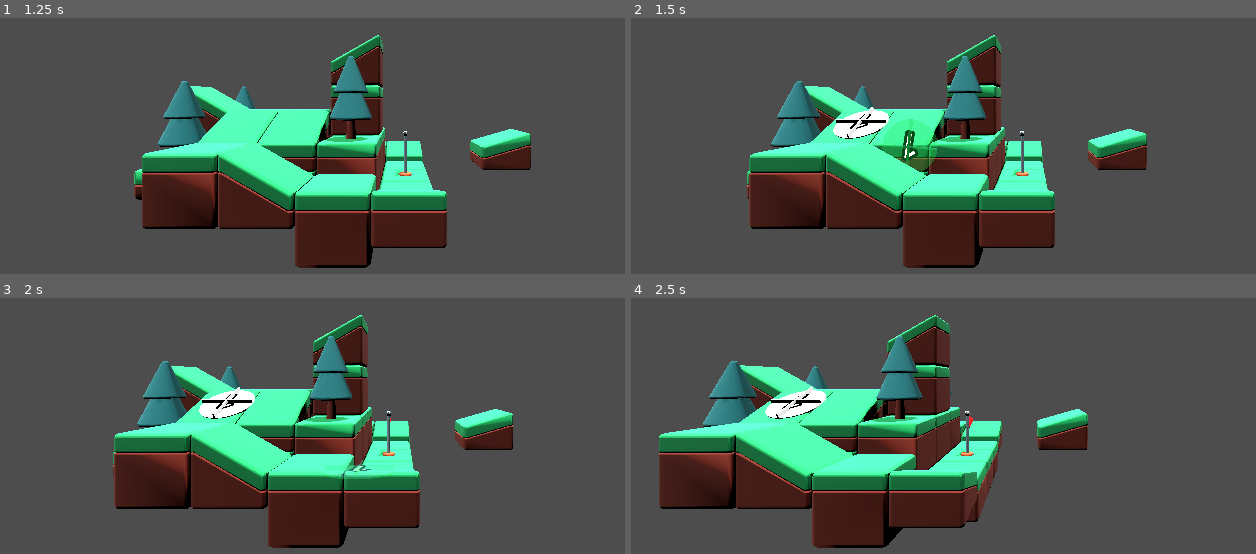
Above: before the commit, frames 1-4 (two rows, left to right).
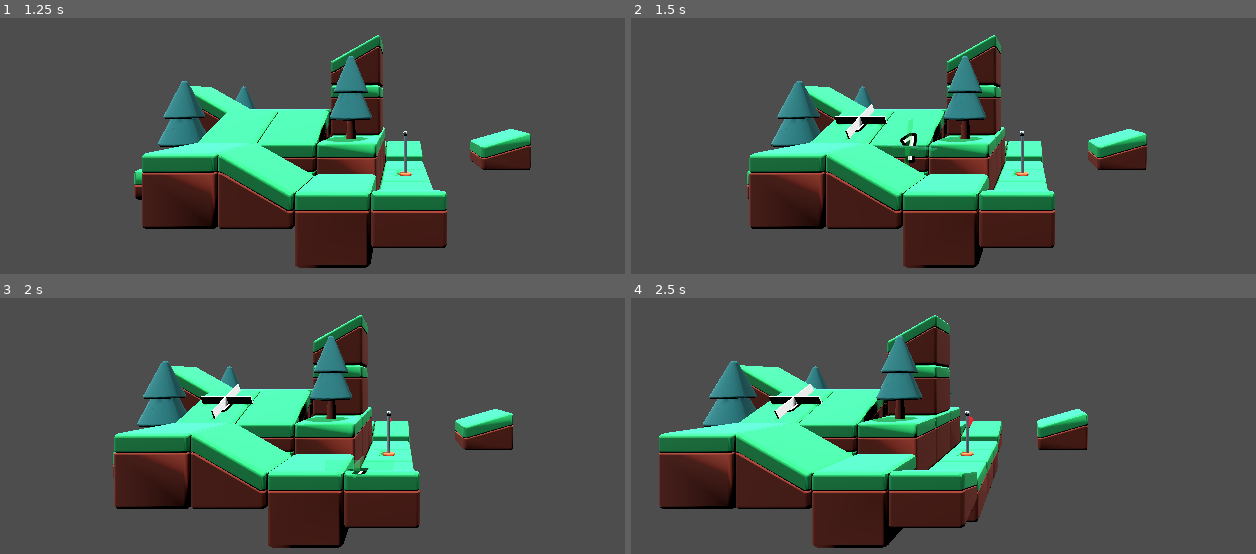
Above: after the commit, the same moments.

Repository: Jetpackjules/Marble-Path
Game: Godot game, scene res://test_level.tscn
The game is run twice, just before and just after one commit, with the same random seed, the same clock (stepped at 60 frames per second) and the same inputs.
Inputs (mouse positions are in pixels of both pictures, inside the frame that each line leads up to):
- Up to frame 1 (1.25 s): tap Enter at 0.5 s; move the mouse to (575, 79) at 0.52 s; hold Right (ui_right) from 0.53 s (still down); hold Middle mouse button (mouse_middle_click) from 0.53 s (still down); click (575, 79) at 0.67 s
- Up to frame 2 (1.5 s): release Right (ui_right) at 1.25 s; release Middle mouse button (mouse_middle_click) at 1.25 s; drag from (868, 122) to (993, 192) at 1.27 s
- Up to frame 3 (2 s): no input
- Up to frame 4 (2.5 s): move the mouse to (outside the picture) at 2.02 s; press the mouse at (outside the picture) at 2.03 s; hold Right (ui_right) from 2.03 s (still down); tap Middle mouse button (mouse_middle_click) at 2.3 s

Frame 1 is identical in both runs. In frame 2, 1.7% of the frame differs, in the area x 32-50%, y 33-61%; in frame 3, 0.9%; in frame 4, 0.5%.

Commit message:
Fixed spinner (removed platform)

Diff:
--- a/Items/Barrier.tscn
+++ b/Items/Barrier.tscn
@@ -1,16 +1,24 @@
-[gd_scene load_steps=3 format=3 uid="uid://dlityqfgy7vra"]
+[gd_scene load_steps=4 format=3 uid="uid://dlityqfgy7vra"]
 
 [ext_resource type="ArrayMesh" uid="uid://cehn88wn81o43" path="res://Assets/barrierSmall.obj" id="1_h5fm4"]
 
 [sub_resource type="ConcavePolygonShape3D" id="ConcavePolygonShape3D_d44pg"]
 data = PackedVector3Array(0.8561, 0.5991, -0.0712, 0.8262, 0.5986, -0.041, 0.8559, 0, -0.0711, 0.8559, 0, -0.0711, 0.82 …(47684 unchanged characters)…
 
-[node name="BarrierSmall" type="MeshInstance3D" groups=["item"]]
+[sub_resource type="BoxShape3D" id="BoxShape3D_plidr"]
+size = Vector3(1.85, 1, 0.17)
+
+[node name="BarrierSmall" type="Node3D" groups=["item"]]
+
+[node name="BarrierSmall" type="MeshInstance3D" parent="." groups=["item"]]
 mesh = ExtResource("1_h5fm4")
 
-[node name="StaticBody3D" type="StaticBody3D" parent="."]
-visible = false
+[node name="StaticBody3D" type="StaticBody3D" parent="BarrierSmall"]
 
-[node name="CollisionShape3D" type="CollisionShape3D" parent="StaticBody3D"]
-visible = false
+[node name="CollisionShape3D" type="CollisionShape3D" parent="BarrierSmall/StaticBody3D"]
 shape = SubResource("ConcavePolygonShape3D_d44pg")
+disabled = true
+
+[node name="CollisionShape3D2" type="CollisionShape3D" parent="BarrierSmall/StaticBody3D"]
+transform = Transform3D(1, 0, 0, 0, 1, 0, 0, 0, 1, 0, 0.5, 0)
+shape = SubResource("BoxShape3D_plidr")
--- a/Items/Rotator_Platform.gd
+++ b/Items/Rotator_Platform.gd
@@ -2,7 +2,7 @@
 
 @onready var anim_player: AnimationPlayer = $AnimationPlayer
 @onready var anim_body: AnimatableBody3D = $Rotator_Platform_Moving
-@onready var label: Label3D = $Rotator_Platform_Moving/Power_Label
+@onready var label: Label3D = $Power_Label
 @onready var mesh: MeshInstance3D = $Rotator_Platform_Moving/Rotation_Platform
 
 @export var Rotation_Speed: int = 1
--- a/Items/Rotator_Platform.tscn
+++ b/Items/Rotator_Platform.tscn
@@ -32,19 +32,20 @@
 height = 0.05
 radius = 0.9
 
-[sub_resource type="BoxShape3D" id="BoxShape3D_lxekb"]
-size = Vector3(1.5, 0.1, 1.5)
-
 [sub_resource type="CylinderMesh" id="CylinderMesh_lbvtw"]
 top_radius = 0.9
 bottom_radius = 0.9
 height = 0.05
 
+[sub_resource type="CylinderShape3D" id="CylinderShape3D_kwugj"]
+height = 0.15
+radius = 0.9
+
 [sub_resource type="BoxShape3D" id="BoxShape3D_dh63n"]
-size = Vector3(1.8, 0.15, 0.05)
+size = Vector3(1.8, 0.3, 0.05)
 
 [sub_resource type="BoxMesh" id="BoxMesh_4y73y"]
-size = Vector3(1.8, 0.15, 0.05)
+size = Vector3(1.8, 0.3, 0.05)
 
 [node name="Rotator_Platform" type="Node3D" groups=["item"]]
 script = ExtResource("1_lfiob")
@@ -58,19 +59,28 @@
 "": SubResource("AnimationLibrary_ba252")
 }
 
+[node name="Power_Label" type="Label3D" parent="."]
+transform = Transform3D(1, 0, 0, 0, -4.37114e-08, 1, 0, -1, -4.37114e-08, 0, 0.02, 0)
+text = "99"
+font_size = 224
+outline_size = 77
+
 [node name="Rotator_Platform_Moving" type="AnimatableBody3D" parent="."]
 transform = Transform3D(-0.000203653, 0, 1, 0, 1, 0, -1, 0, -0.000203653, 0, 0, 0)
 physics_material_override = SubResource("PhysicsMaterial_ic1yk")
 sync_to_physics = false
 
-[node name="Power_Label" type="Label3D" parent="Rotator_Platform_Moving"]
-transform = Transform3D(0.0626501, -0.998036, -4.36255e-08, 0, -4.37114e-08, 1, -0.998036, -0.0626501, -2.73852e-09, 0, 0.0784594, 0)
-text = "99"
-font_size = 224
-outline_size = 77
+[node name="CollisionShape3D" type="CollisionShape3D" parent="Rotator_Platform_Moving"]
+visible = false
+shape = SubResource("CylinderShape3D_diel2")
+disabled = true
 
-[node name="CollisionShape3D" type="CollisionShape3D" parent="Rotator_Platform_Moving"]
-shape = SubResource("CylinderShape3D_diel2")
+[node name="Rotation_Platform" type="MeshInstance3D" parent="Rotator_Platform_Moving/CollisionShape3D"]
+transform = Transform3D(1, 0, 0, 0, 1, 0, 0, 0, 1, -0.0045166, 0, 0.00231934)
+visible = false
+mesh = SubResource("CylinderMesh_lbvtw")
+skeleton = NodePath("../..")
+surface_material_override/0 = ExtResource("2_qwea2")
 
 [node name="Ball_Detection" type="Area3D" parent="Rotator_Platform_Moving"]
 transform = Transform3D(1, 0, 0, 0, 1, 0, 0, 0, 1, 0, -0.0303736, 0)
@@ -78,31 +88,24 @@
 collision_mask = 2
 
 [node name="CollisionShape3D" type="CollisionShape3D" parent="Rotator_Platform_Moving/Ball_Detection"]
-transform = Transform3D(1, 0, 0, 0, 1, 0, 0, 0, 1, 0, 0.074873, 0)
-shape = SubResource("BoxShape3D_lxekb")
-
-[node name="Rotation_Platform" type="MeshInstance3D" parent="Rotator_Platform_Moving"]
-transform = Transform3D(1, 0, 0, 0, 1, 0, 0, 0, 1, -0.0045166, 0, 0.00231934)
-mesh = SubResource("CylinderMesh_lbvtw")
-surface_material_override/0 = ExtResource("2_qwea2")
+transform = Transform3D(1, 0, 0, 0, 1, 0, 0, 0, 1, 0, 0.11, 0)
+shape = SubResource("CylinderShape3D_kwugj")
 
 [node name="CollisionShape3D3" type="CollisionShape3D" parent="Rotator_Platform_Moving"]
-transform = Transform3D(1, 0, 0, 0, 1, 0, 0, 0, 1, 0, 0.100087, 0)
+transform = Transform3D(1, 0, 0, 0, 1, 0, 0, 0, 1, 0, 0.15, 0)
 shape = SubResource("BoxShape3D_dh63n")
 
-[node name="MeshInstance3D" type="MeshInstance3D" parent="Rotator_Platform_Moving"]
-transform = Transform3D(1, 0, 0, 0, 1, 0, 0, 0, 1, 0, 0.1, 0)
+[node name="MeshInstance3D" type="MeshInstance3D" parent="Rotator_Platform_Moving/CollisionShape3D3"]
+transform = Transform3D(1, 0, 0, 0, 1, 0, 0, 0, 1, 0, -8.70004e-05, 0)
 mesh = SubResource("BoxMesh_4y73y")
-skeleton = NodePath("../CollisionShape3D3")
 
 [node name="CollisionShape3D2" type="CollisionShape3D" parent="Rotator_Platform_Moving"]
-transform = Transform3D(-4.37114e-08, 0, 1, 0, 1, 0, -1, 0, -4.37114e-08, 0, 0.100087, 0)
+transform = Transform3D(-4.3714e-08, 0, 1, 0, 1, 0, -1, 0, -4.3714e-08, 0, 0.15, 0)
 shape = SubResource("BoxShape3D_dh63n")
 
-[node name="MeshInstance3D2" type="MeshInstance3D" parent="Rotator_Platform_Moving"]
-transform = Transform3D(-4.37114e-08, 0, 1, 0, 1, 0, -1, 0, -4.37114e-08, 0, 0.1, 0)
+[node name="MeshInstance3D2" type="MeshInstance3D" parent="Rotator_Platform_Moving/CollisionShape3D2"]
+transform = Transform3D(1, 0, 0, 0, 1, 0, 0, 0, 1, 0, -8.70004e-05, 0)
 mesh = SubResource("BoxMesh_4y73y")
-skeleton = NodePath("../CollisionShape3D2")
 
 [connection signal="mouse_entered" from="Rotator_Platform_Moving" to="." method="_on_rotator_platform_moving_mouse_entered"]
 [connection signal="mouse_exited" from="Rotator_Platform_Moving" to="." method="_on_rotator_platform_moving_mouse_exited"]
--- a/Pointer.gd
+++ b/Pointer.gd
@@ -81,8 +81,10 @@
 
 	if ray_array.has("position"):
 		if collider:
-			var test = ray_array["collider"].owner
-			return ray_array["collider"].owner
+			if ray_array["collider"].owner:
+				var test = ray_array["collider"].owner
+				return ray_array["collider"].owner
+			return ray_array["collider"]
 
 		if ray_array["collider"].get_parent().get_name().find("tile") != -1:
 			if extra:
@@ -114,7 +116,8 @@
 func remove_item():
 	var item = get_mouse_click_pos(false, true)
 	if item:
-		if item.is_in_group("item"):
+		print(item.get_groups())
+		if item.is_in_group("item") or item.is_in_group("marble"):
 			item.queue_free()
 
 func change_mesh_material(instanced_scene, material: StandardMaterial3D, collision: bool) -> void:
--- a/marble.tscn
+++ b/marble.tscn
@@ -24,7 +24,7 @@
 [sub_resource type="SphereShape3D" id="SphereShape3D_w6ncu"]
 radius = 0.25
 
-[node name="Marble" type="RigidBody3D"]
+[node name="Marble" type="RigidBody3D" groups=["marble"]]
 collision_layer = 3
 mass = 0.1
 physics_material_override = SubResource("PhysicsMaterial_rt5eh")
Not shown, added: Assets/swiperDouble_teamRed.obj
Not shown, added: Assets/swiperDouble_teamRed.obj.import
